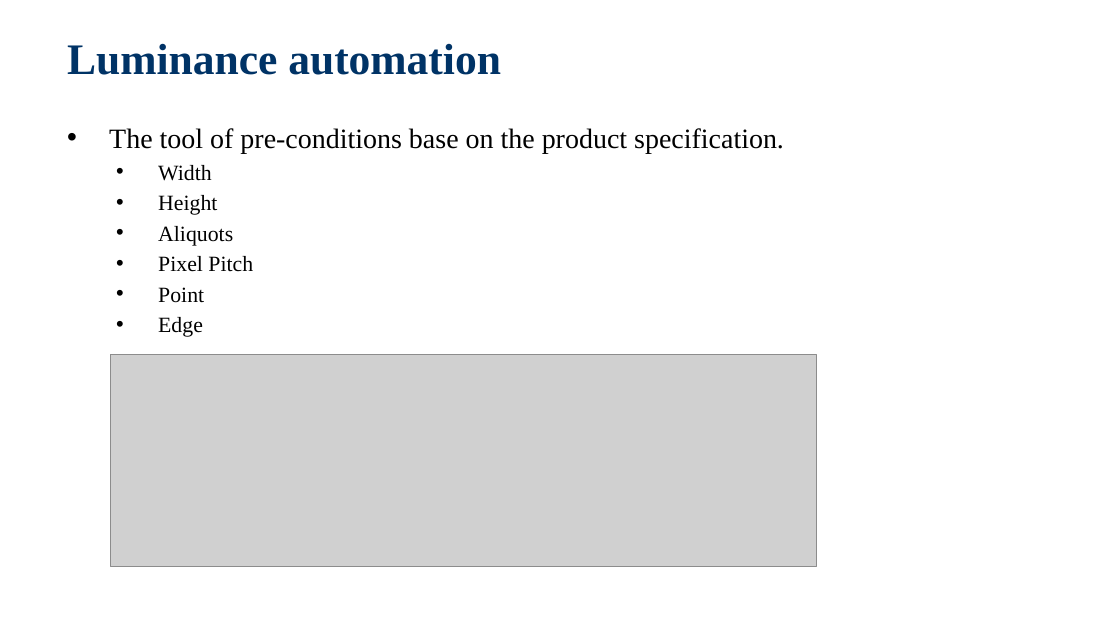
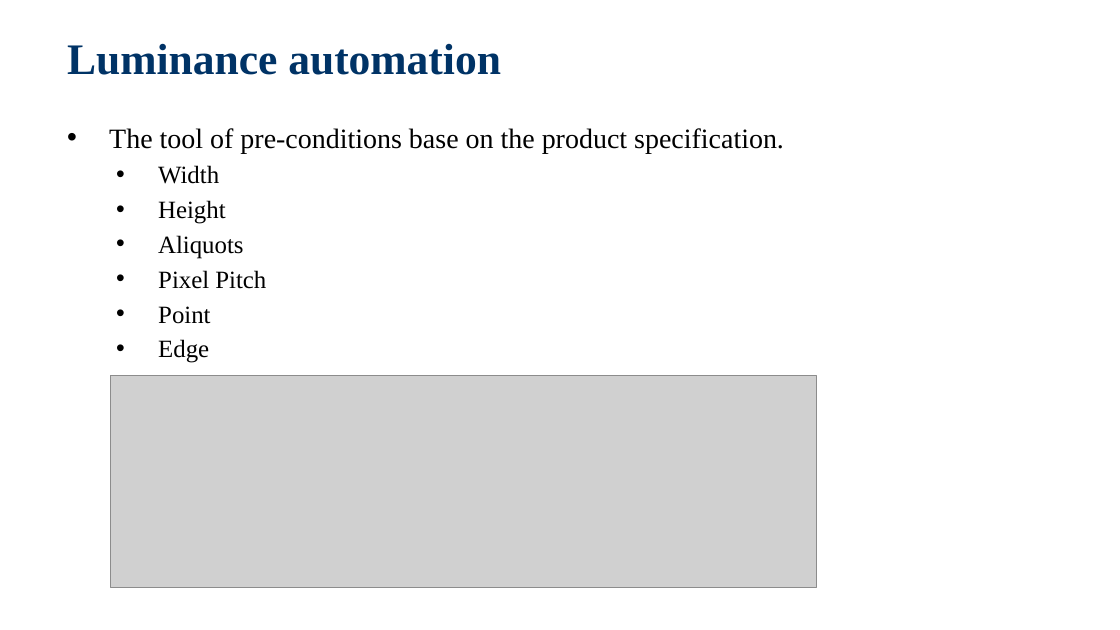
Before and after one commit to jackiejay888/automation, a slide deck: slide 25 of kpi/Test Automation_Demo.pptx (slide 22 before the commit). Drawn at 1120x630 pixels with LibreOffice and Linux fonts; fonts in the diff are those of the drawing; grey boxes stand for pictures; background and template pictures are left out. Boxes give left, top, right and bottom in pixels: in the first picture for what was removed or moved away, otherwise in the second. Text is boxed around its words. In the diff, an @@ line names an element or a change of style, - is before the commit and + after.

Commit message:
Finished the Test Automation_Demo

```diff
--- a/kpi/Test Automation_Demo.pptx
+++ b/kpi/Test Automation_Demo.pptx
@@ text at [158,165,266,363]: size 14 to 16 pt in "Width", "Height", "Aliquots", "Pixel Pitch" and 2 more places @@
@@ picture: place and size @@
-picture at [111,355,816,567]
+picture at [111,376,816,588]
```
Also in this commit, not shown: 18 other slides changed, 3 slides added.
